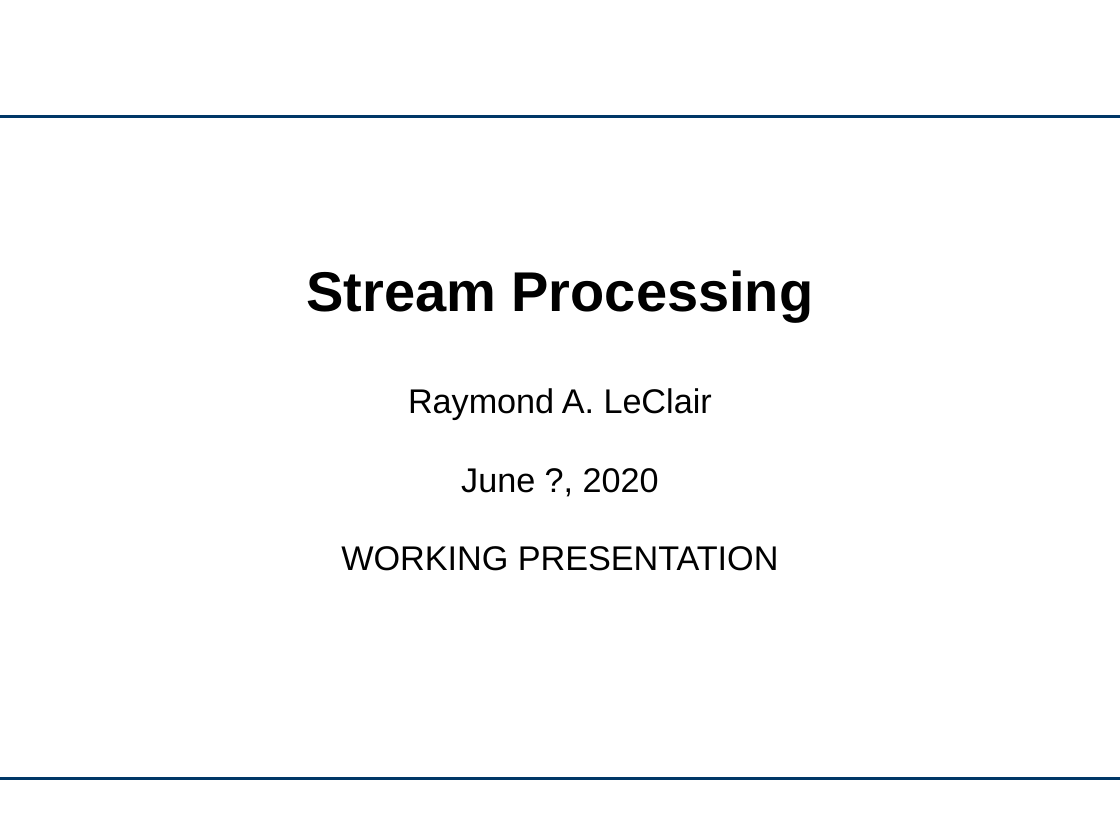
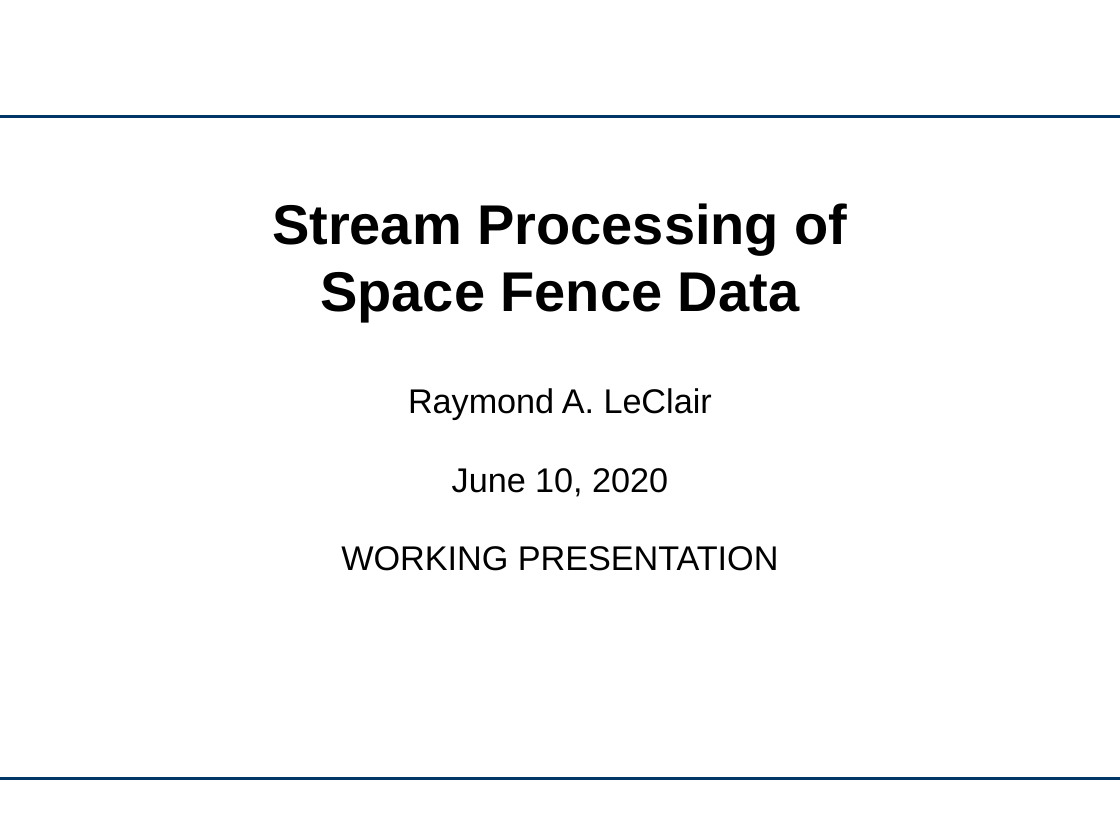
Before and after one commit to ralatsdc/orekit-demos, a slide deck: slide 1 of doc/Stream-Processing.pptx. Drawn at 1120x840 pixels with LibreOffice and Linux fonts; fonts in the diff are those of the drawing; background and template pictures are left out. Boxes give left, top, right and bottom in pixels: in the first picture for what was removed or moved away, otherwise in the second. Text is boxed around its words. In the diff, an @@ line names an element or a change of style, - is before the commit and + after.

```diff
--- a/doc/Stream-Processing.pptx
+++ b/doc/Stream-Processing.pptx
@@ title at (272,203,848,321): text changed @@
-Stream Processing
+Stream Processing of
+Space Fence Data
@@ subtitle at (452,468,668,497): text changed @@
-June ?, 2020
+June 10, 2020
```
Also in this commit, not shown: 5 other slides changed, 3 slides added, 1 slide removed.
